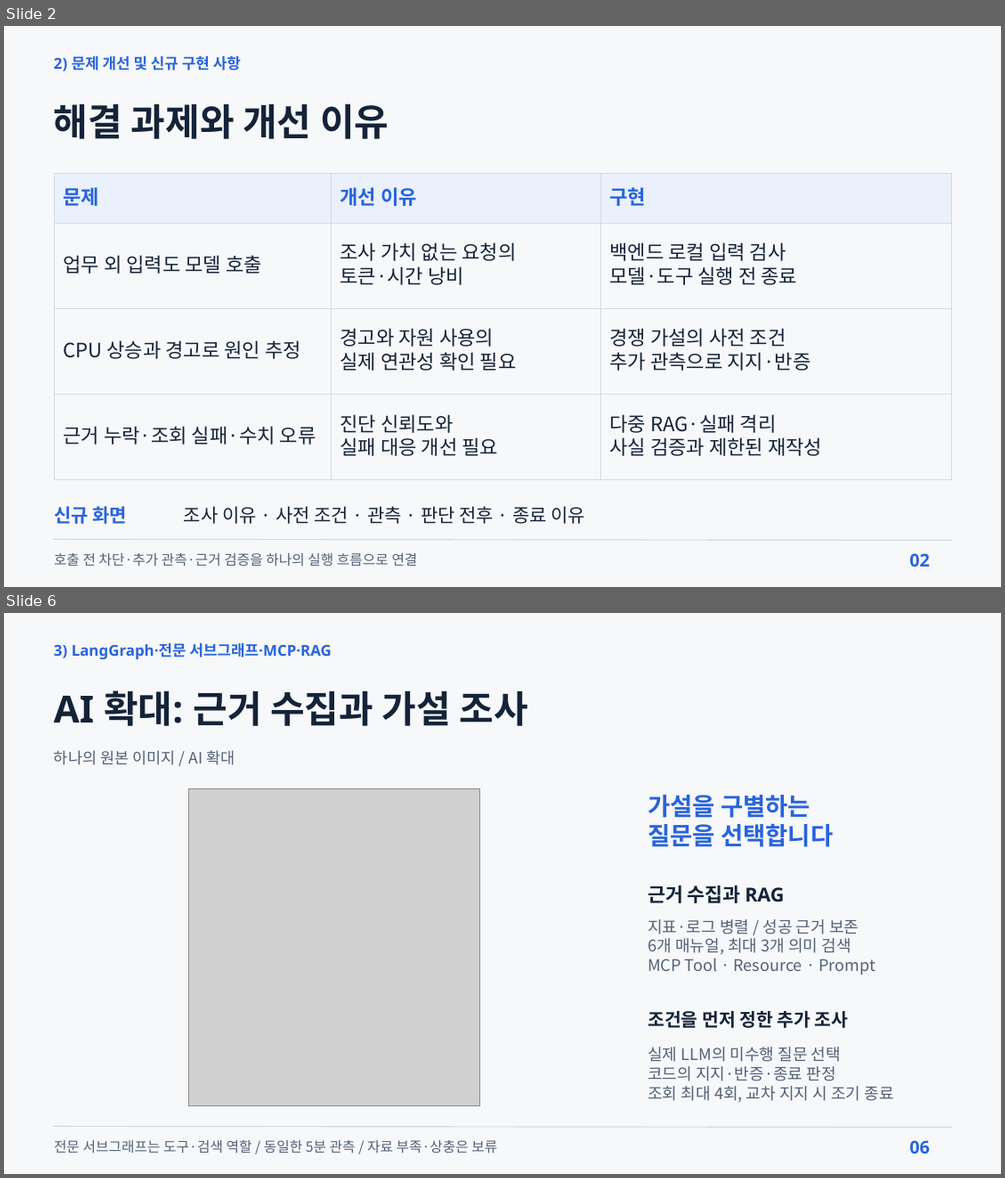
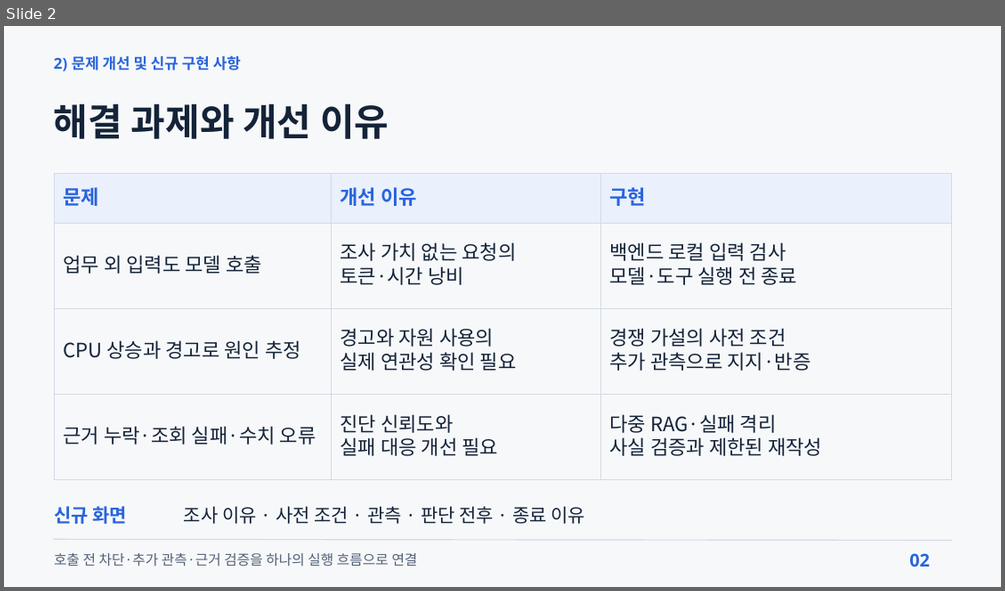
Before and after one commit to beshurl/skala-ai-mini-project, a slide deck: doc/presentation/운영진단_에이전트_5분발표.pptx. Shown one above the other, each under a label of ours: slides 2 and 6 before the commit, slide 2 after it; the slides between them are not shown. The pictures are 1005x1178 and 1005x591 pixels, drawn with LibreOffice and Linux fonts; fonts in the diff are those of the drawing; grey boxes stand for pictures. Boxes give left, top, right and bottom in pixels: in the first picture for what was removed or moved away, otherwise in the second. Text is boxed around its words. In the diff, an @@ line names an element or a change of style, - is before the commit and + after.

```diff
--- a/doc/presentation/운영진단_에이전트_5분발표.pptx
+++ b/doc/presentation/운영진단_에이전트_5분발표.pptx
@@ slide 6 removed at (4, 613, 1001, 1174), background #F7F8FA @@
@@ text removed at (54, 643, 332, 659) @@
-3) LangGraph·전문 서브그래프·MCP·RAG
@@ text removed at (54, 690, 527, 726) @@
-AI 확대: 근거 수집과 가설 조사
@@ text removed at (54, 750, 235, 765) @@
-하나의 원본 이미지 / AI 확대
@@ picture removed at (189, 789, 480, 1105) @@
@@ text removed at (647, 795, 833, 847) @@
-가설을 구별하는
-질문을 선택합니다
@@ text removed at (647, 885, 784, 903) @@
-근거 수집과 RAG
@@ text removed at (647, 919, 875, 974) @@
-지표·로그 병렬 / 성공 근거 보존
-6개 매뉴얼, 최대 3개 의미 검색
-MCP Tool · Resource · Prompt
@@ text removed at (647, 1011, 849, 1028) @@
-조건을 먼저 정한 추가 조사
@@ text removed at (647, 1046, 893, 1102) @@
-실제 LLM의 미수행 질문 선택
-코드의 지지·반증·종료 판정
-조회 최대 4회, 교차 지지 시 조기 종료
@@ line removed from (53, 1126) to (952, 1127) @@
@@ text removed at (54, 1140, 497, 1153) @@
-전문 서브그래프는 도구·검색 역할 / 동일한 5분 관측 / 자료 부족·상충은 보류
@@ text removed at (909, 1140, 930, 1153) @@
-06
```
Also in this commit, not shown: 5 slides changed, 2 slides added, 2 other slides removed, 6 other files.
